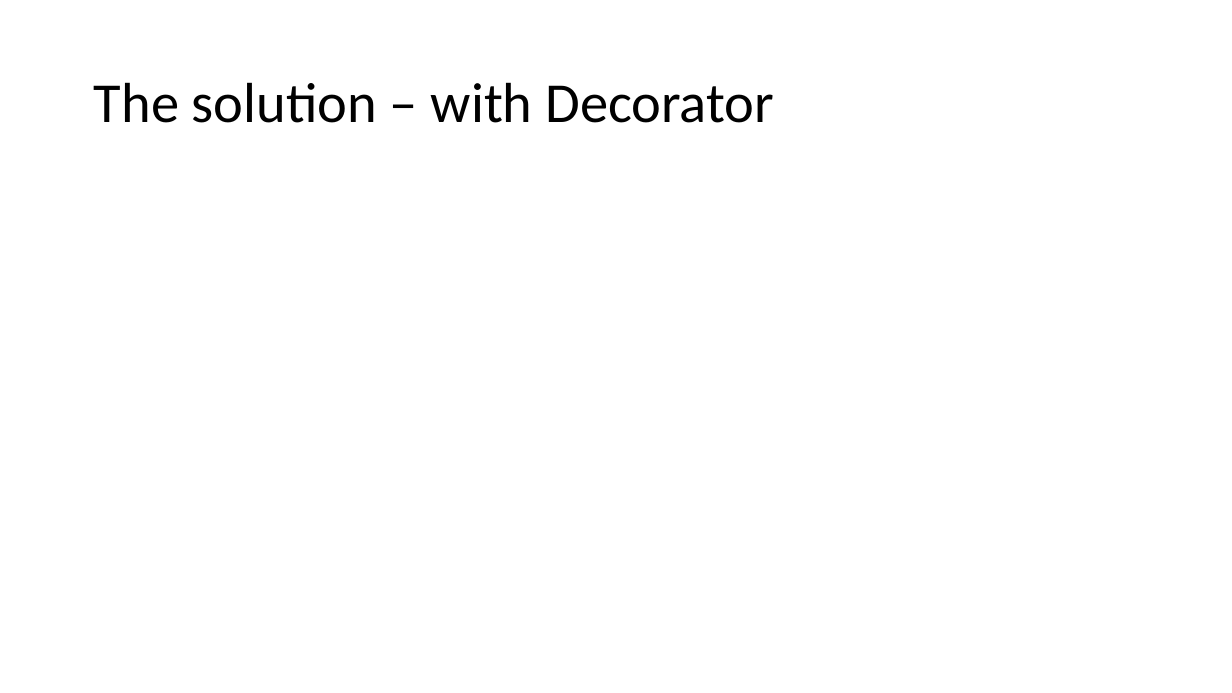
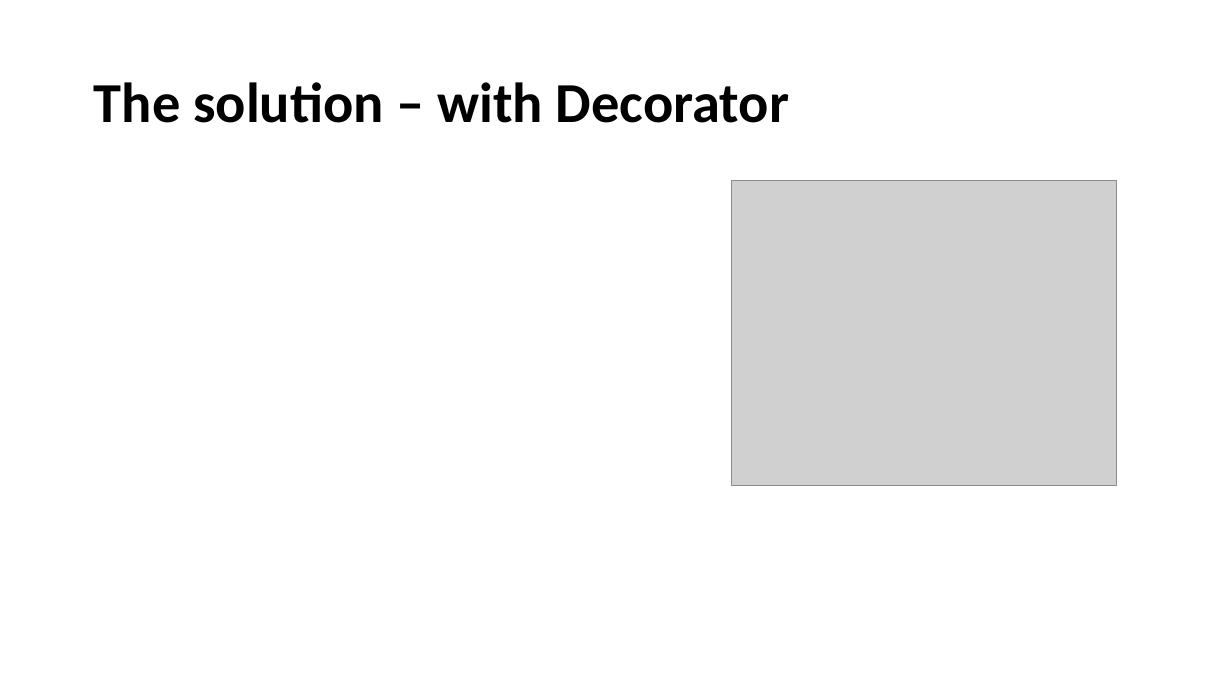
Before and after one commit to DaloonOfDoom/E21SWD_Assignment, a slide deck: slide 3 of Slides/The Decorator pattern.pptx. Drawn at 1232x693 pixels with LibreOffice and Linux fonts; fonts in the diff are those of the drawing; grey boxes stand for pictures. Boxes give left, top, right and bottom in pixels: in the first picture for what was removed or moved away, otherwise in the second. Text is boxed around its words. In the diff, an @@ line names an element or a change of style, - is before the commit and + after.

```diff
--- a/Slides/The Decorator pattern.pptx
+++ b/Slides/The Decorator pattern.pptx
@@ title "The solution – with Decorator" at [94,82,789,123]: bold on @@
@@ picture added at [732,180,1117,486] @@
```
Also in this commit, not shown: 5 other slides changed, 2 slides added, 2 slides removed.
